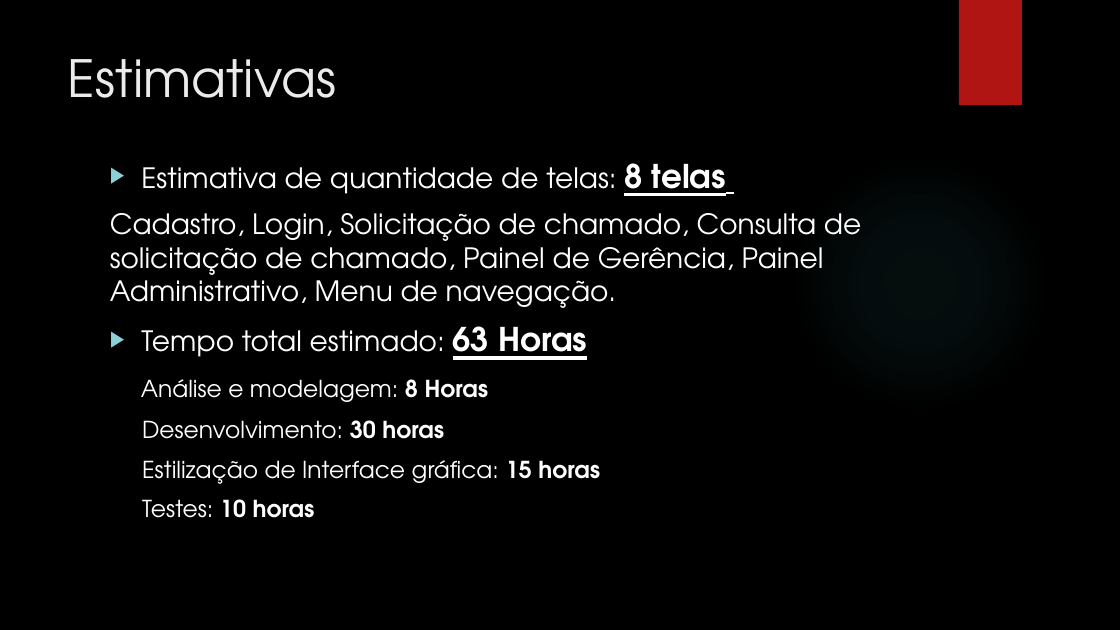
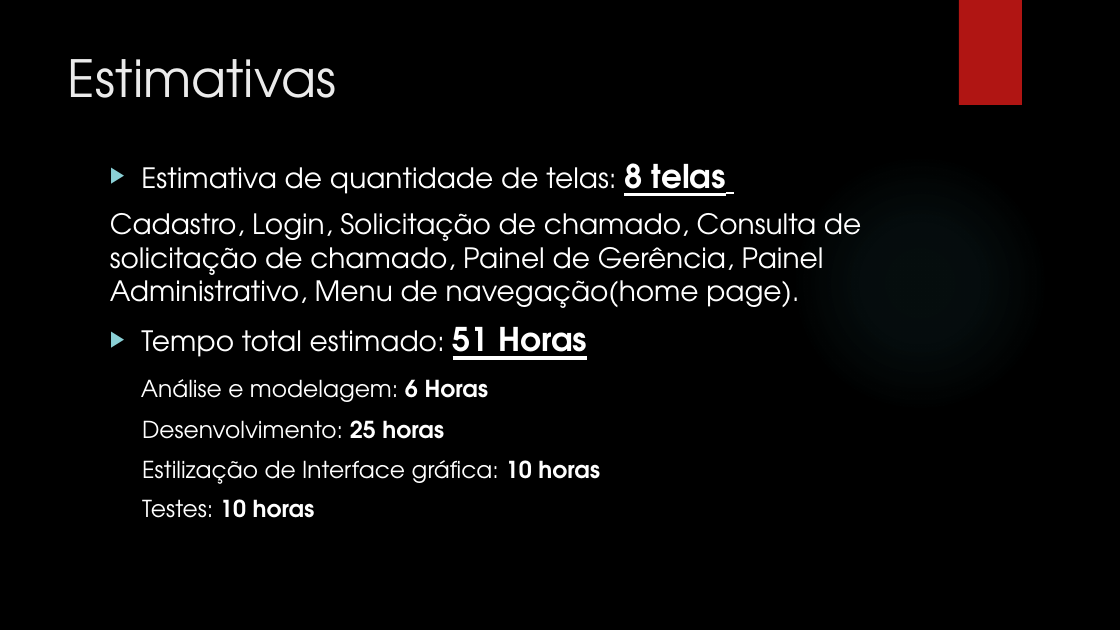
Before and after one commit to ArthurLDS/crescer-2016-2, a slide deck: slide 7 of src/modulo-02-SQLServer/HelpDesk/Trabalho CWI HelpDesk.pptx. Drawn at 1120x630 pixels with LibreOffice and Linux fonts; fonts in the diff are those of the drawing; background and template pictures are left out. Boxes give left, top, right and bottom in pixels: in the first picture for what was removed or moved away, otherwise in the second. Text is boxed around its words. In the diff, an @@ line names an element or a change of style, - is before the commit and + after.

```diff
--- a/src/modulo-02-SQLServer/HelpDesk/Trabalho CWI HelpDesk.pptx
+++ b/src/modulo-02-SQLServer/HelpDesk/Trabalho CWI HelpDesk.pptx
@@ text at (110,213,861,484): text changed @@
-Cadastro, Login, Solicitação de chamado, Consulta de solicitação de chamado, Painel de Gerência, Painel Administrativo, Menu de navegação.
-▶ Tempo total estimado: 63 Horas
-Análise e modelagem: 8 Horas
-Desenvolvimento: 30 horas
-Estilização de Interface gráfica: 15 horas
+Cadastro, Login, Solicitação de chamado, Consulta de solicitação de chamado, Painel de Gerência, Painel Administrativo, Menu de navegação(home page).
+▶ Tempo total estimado: 51 Horas
+Análise e modelagem: 6 Horas
+Desenvolvimento: 25 horas
+Estilização de Interface gráfica: 10 horas
```
Also in this commit, not shown: 5 other slides changed.
